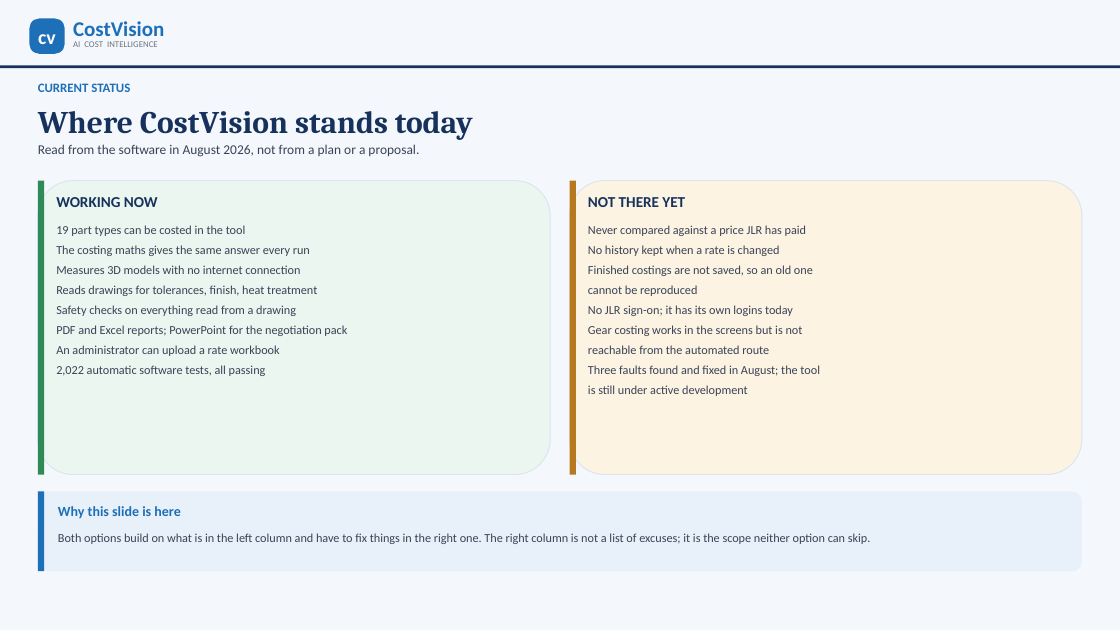
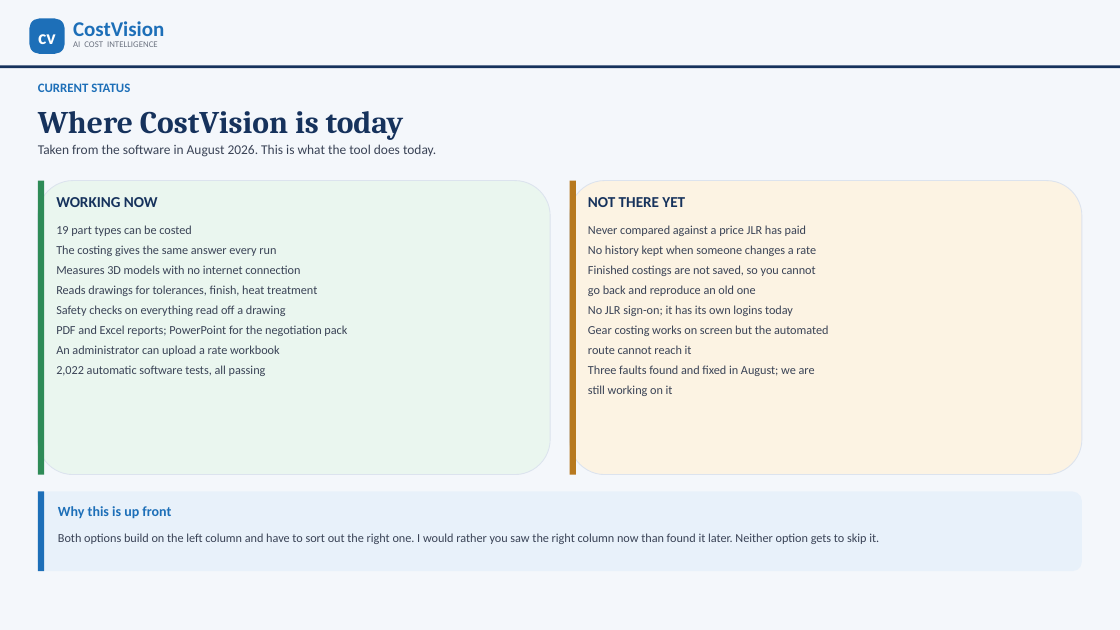
Before and after one commit to bhosaleavinash546/leamington-marathi, a slide deck: slide 3 of CostVision-CAPEE-Implementation-Options.pptx. Drawn at 1120x630 pixels with LibreOffice and Linux fonts; fonts in the diff are those of the drawing. Boxes give left, top, right and bottom in pixels: in the first picture for what was removed or moved away, otherwise in the second. Text is boxed around its words. In the diff, an @@ line names an element or a change of style, - is before the commit and + after.

```diff
--- a/CostVision-CAPEE-Implementation-Options.pptx
+++ b/CostVision-CAPEE-Implementation-Options.pptx
@@ text at [38,111,404,140]: text changed @@
-Where CostVision stands today
+Where CostVision is today
@@ text at [38,144,436,157]: text changed @@
-Read from the software in August 2026, not from a plan or a proposal.
+Taken from the software in August 2026. This is what the tool does today.
@@ text at [56,225,276,256]: text changed @@
-19 part types can be costed in the tool
-The costing maths gives the same answer every run
+19 part types can be costed
+The costing gives the same answer every run
@@ text at [588,245,816,296]: text changed @@
-No history kept when a rate is changed
-Finished costings are not saved, so an old one
-cannot be reproduced
+No history kept when someone changes a rate
+Finished costings are not saved, so you cannot
+go back and reproduce an old one
@@ text at [56,305,286,316]: text changed @@
-Safety checks on everything read from a drawing
+Safety checks on everything read off a drawing
@@ text at [588,325,828,396]: text changed @@
-Gear costing works in the screens but is not
-reachable from the automated route
-Three faults found and fixed in August; the tool
-is still under active development
+Gear costing works on screen but the automated
+route cannot reach it
+Three faults found and fixed in August; we are
+still working on it
@@ text at [58,506,171,519]: text changed @@
-Why this slide is here
+Why this is up front
@@ text at [58,533,879,544]: text changed @@
-Both options build on what is in the left column and have to fix things in the right one. The right column is not a list of excuses; it is the scope neither option can skip.
+Both options build on the left column and have to sort out the right one. I would rather you saw the right column now than found it later. Neither option gets to skip it.
```
Also in this commit, not shown: 18 other slides changed, 1 other file.
